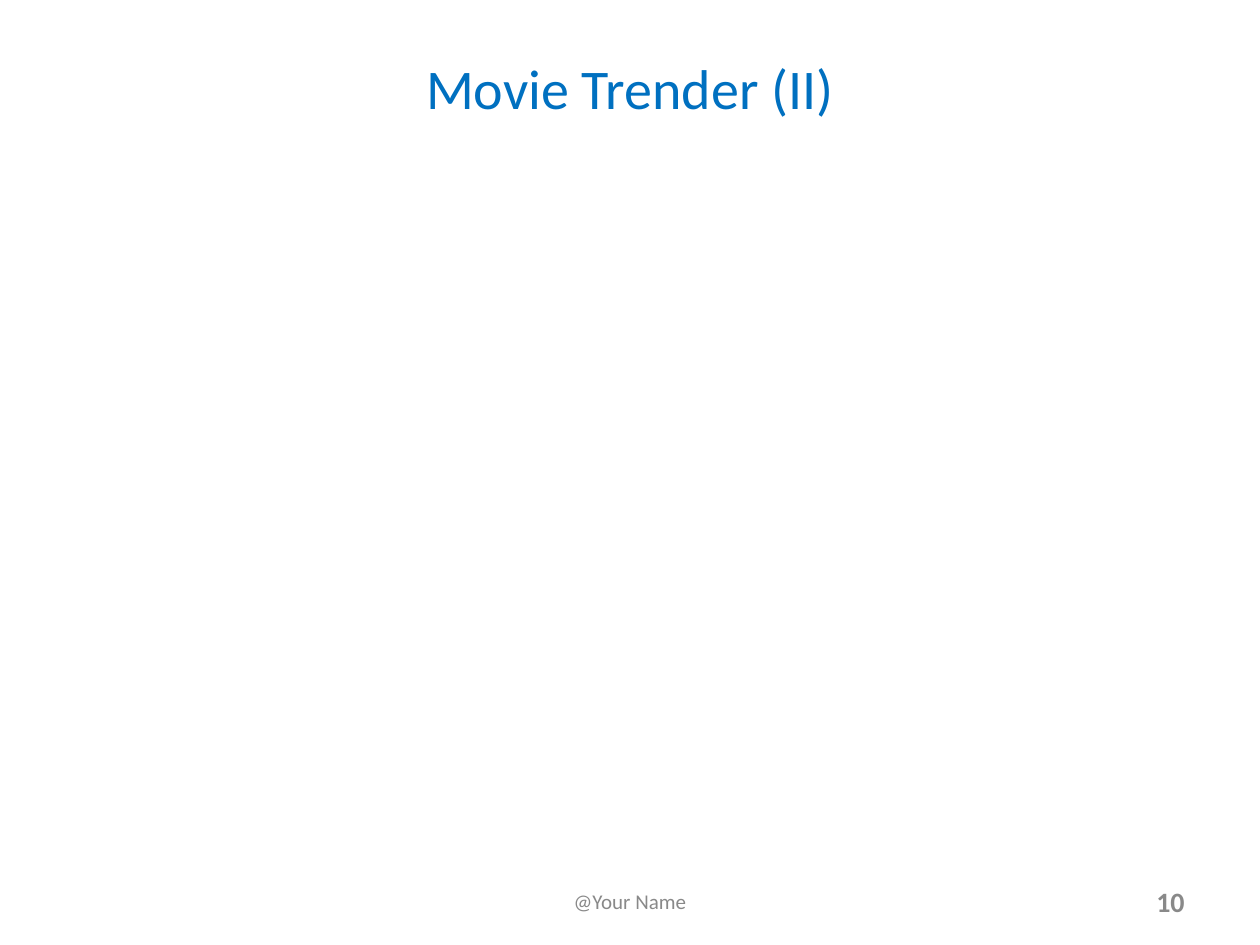
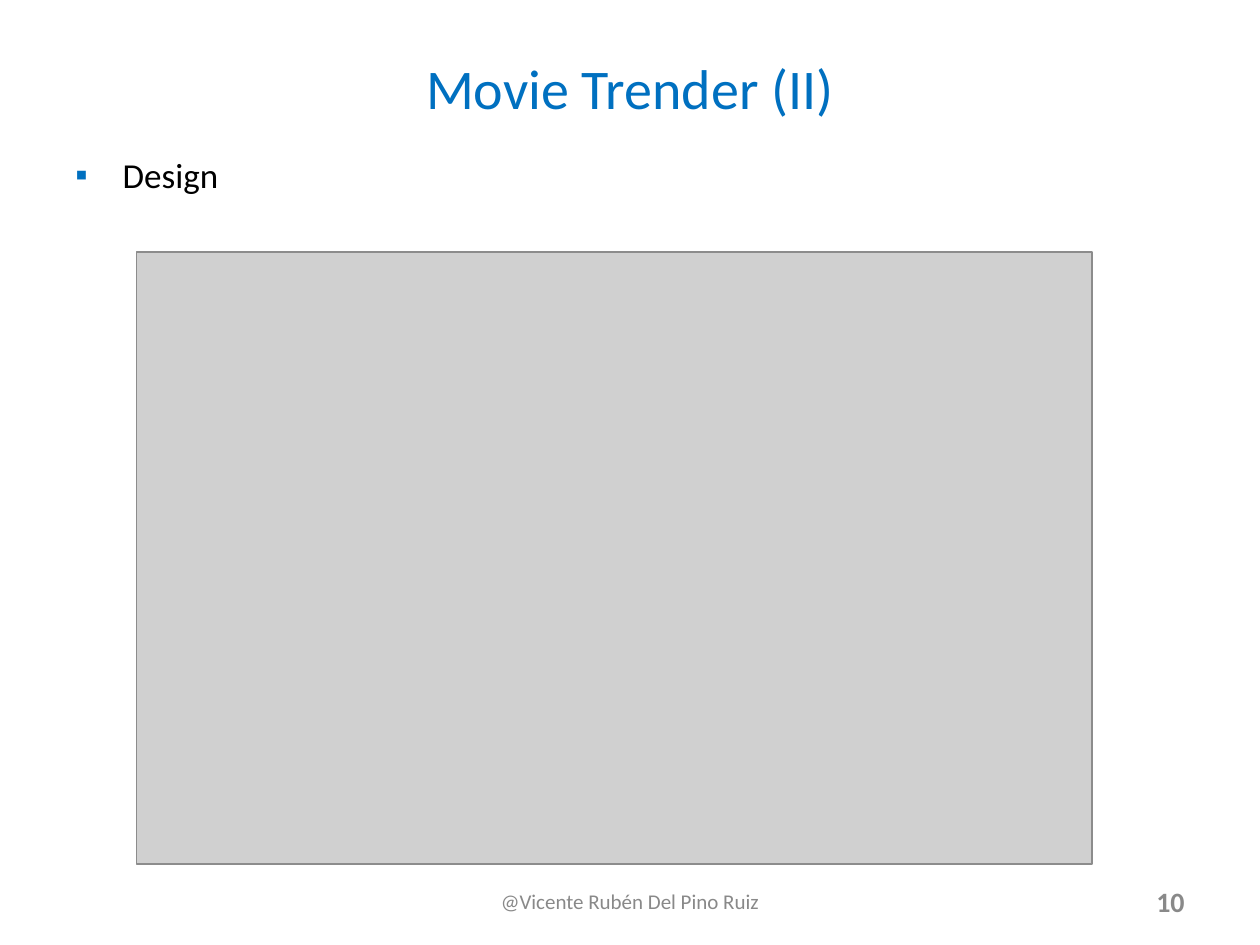
Before and after one commit to MovieTrender/Documentation, a slide deck: slide 10 of Big Data Case Study in Social Media.ppt. Drawn at 1260x945 pixels with LibreOffice and Linux fonts; fonts in the diff are those of the drawing; grey boxes stand for pictures. Boxes give left, top, right and bottom in pixels: in the first picture for what was removed or moved away, otherwise in the second. Text is boxed around its words. In the diff, an @@ line names an element or a change of style, - is before the commit and + after.

```diff
--- a/Big Data Case Study in Social Media.ppt
+++ b/Big Data Case Study in Social Media.ppt
@@ text added at (123,164,219,194), 20 pt, text #000000 @@
+▪ Design
@@ picture added at (136,252,1091,864) @@
@@ text at (501,894,758,912): text changed @@
-@Your Name
+@Vicente Rubén Del Pino Ruiz
```
Also in this commit, not shown: 9 other slides changed, 3 slides added, 3 slides removed, 1 other file.
